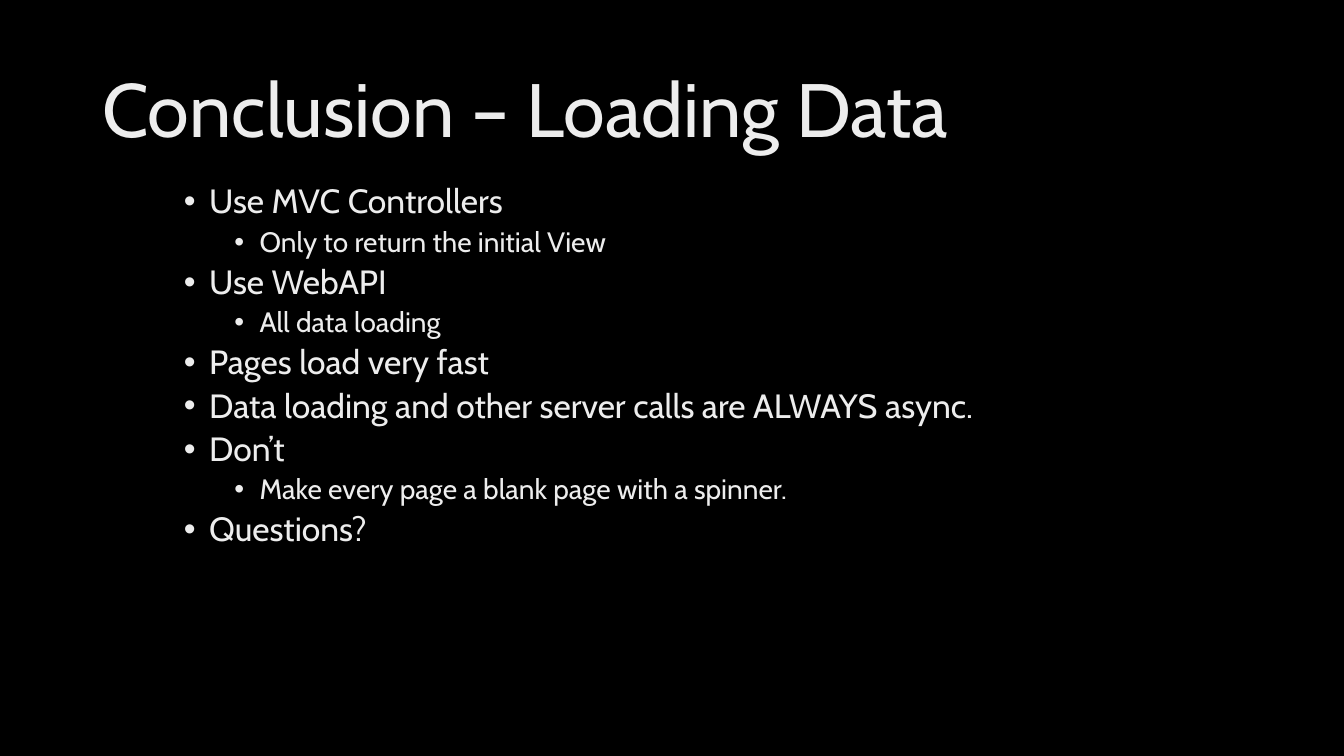
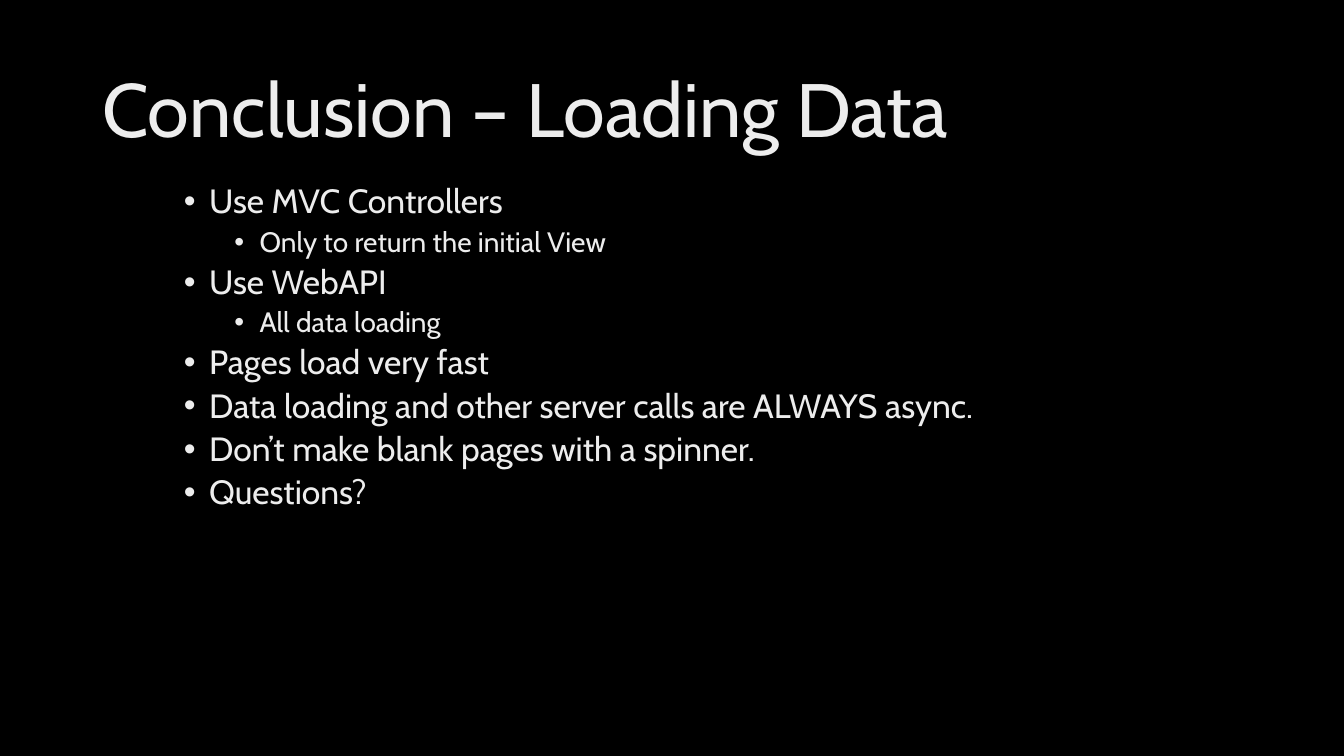
Before and after one commit to ryanlangton/angularjs-mvc, a slide deck: slide 24 of AngularJSdotNet.pptx (slide 21 before the commit). Drawn at 1344x756 pixels with LibreOffice and Linux fonts; fonts in the diff are those of the drawing; background and template pictures are left out. Boxes give left, top, right and bottom in pixels: in the first picture for what was removed or moved away, otherwise in the second. Text is boxed around its words. In the diff, an @@ line names an element or a change of style, - is before the commit and + after.

```diff
--- a/AngularJSdotNet.pptx
+++ b/AngularJSdotNet.pptx
@@ text at (209,435,755,469): text changed; size 20 to 24 pt @@
-  • Don’t
-    • Make every page a blank page with a spinner.
+  • Don’t make blank pages with a spinner.
```
Also in this commit, not shown: 16 other slides changed, 9 slides added, 5 slides removed, 26 other files.
